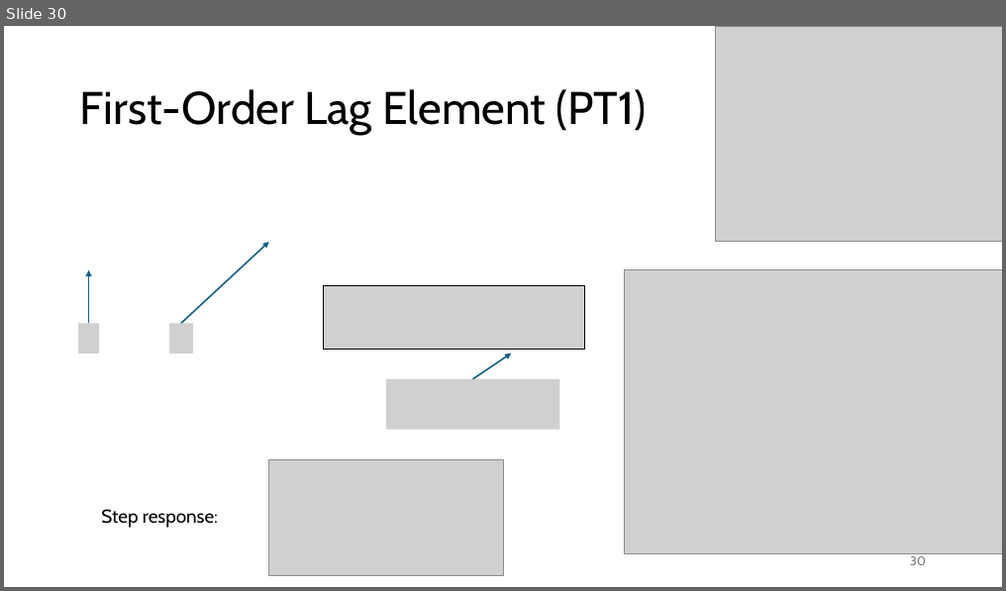
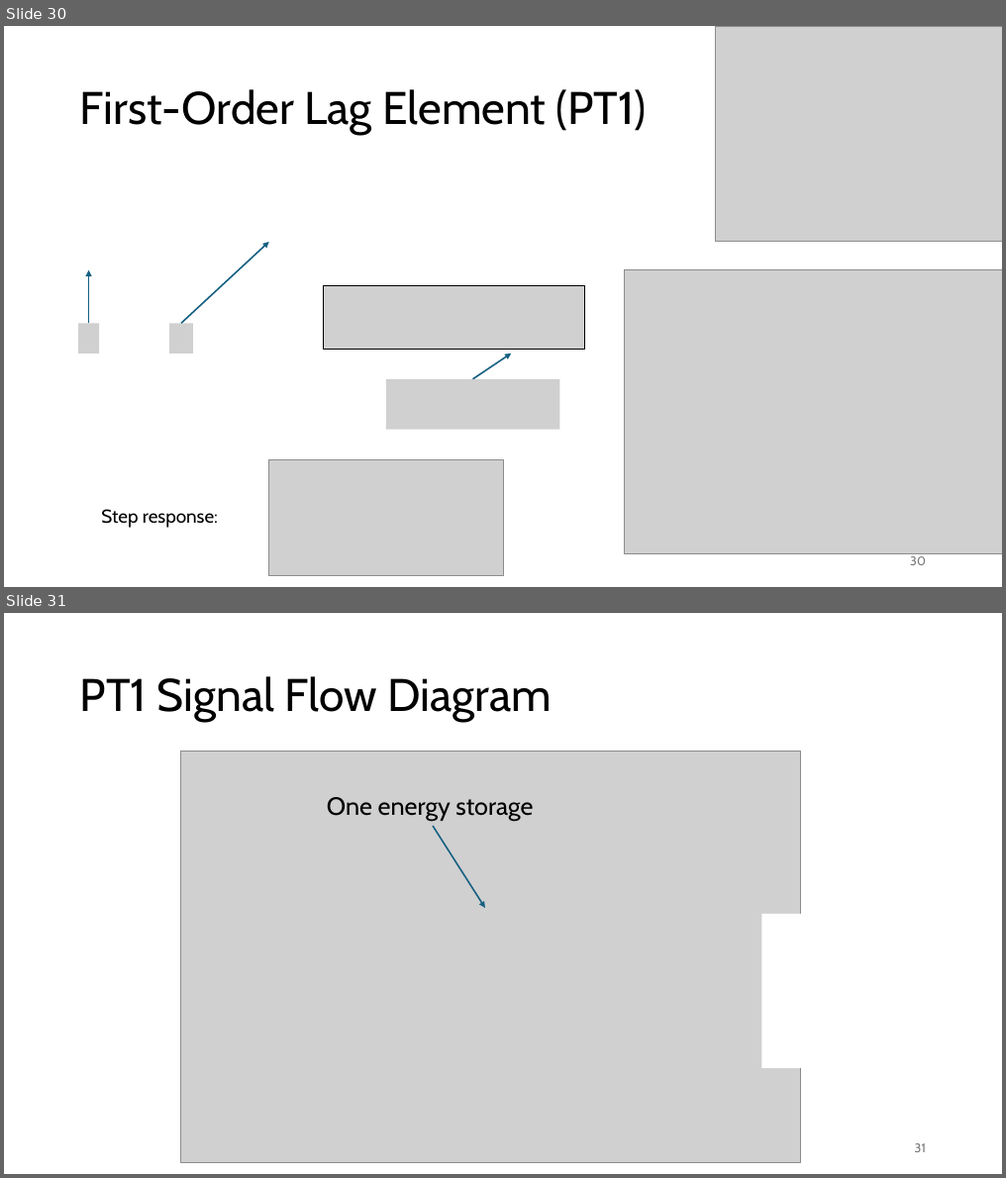
Before and after one commit to FelixWick/control_engineering, a slide deck: slides/3_Laplace.pptx. Shown one above the other, each under a label of ours: slide 30 before the commit, slides 30 and 31 after it. The pictures are 1006x591 and 1006x1178 pixels, drawn with LibreOffice and Linux fonts; fonts in the diff are those of the drawing; grey boxes stand for pictures. Boxes give left, top, right and bottom in pixels: in the first picture for what was removed or moved away, otherwise in the second. Text is boxed around its words. In the diff, an @@ line names an element or a change of style, - is before the commit and + after.

```diff
--- a/slides/3_Laplace.pptx
+++ b/slides/3_Laplace.pptx
@@ slide 31 added at box(4, 613, 1002, 1174), background #FFFFFF @@
@@ title added at box(80, 676, 550, 722), 44 pt, text #000000 @@
+PT1 Signal Flow Diagram
@@ picture added at box(180, 752, 801, 1163) @@
@@ text added at box(327, 797, 533, 822), 24 pt, text #000000 @@
+One energy storage
@@ arrow added from (433, 826) to (485, 908), #156082 1.5 pt @@
@@ rectangle added at box(762, 914, 826, 1068), fill #FFFFFF @@
@@ page number added at box(915, 1144, 926, 1153), 12 pt, text #797979 @@
+31
```
Also in this commit, not shown: 4 slides changed, 4 other slides added.
